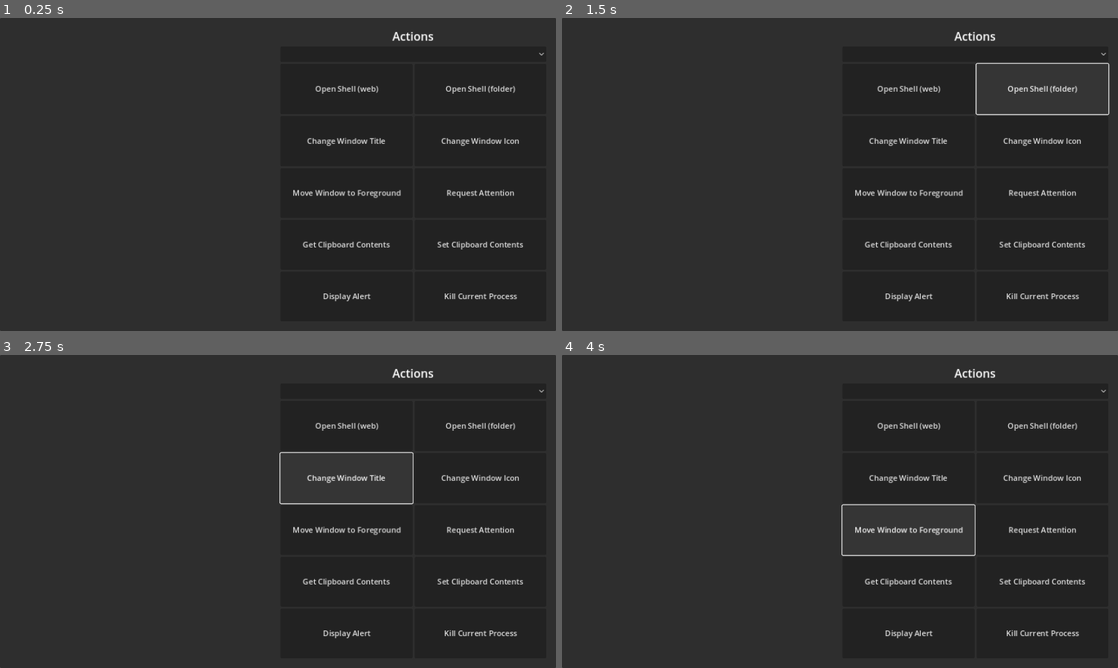
Above: before the commit, frames 1-4 (two rows, left to right).
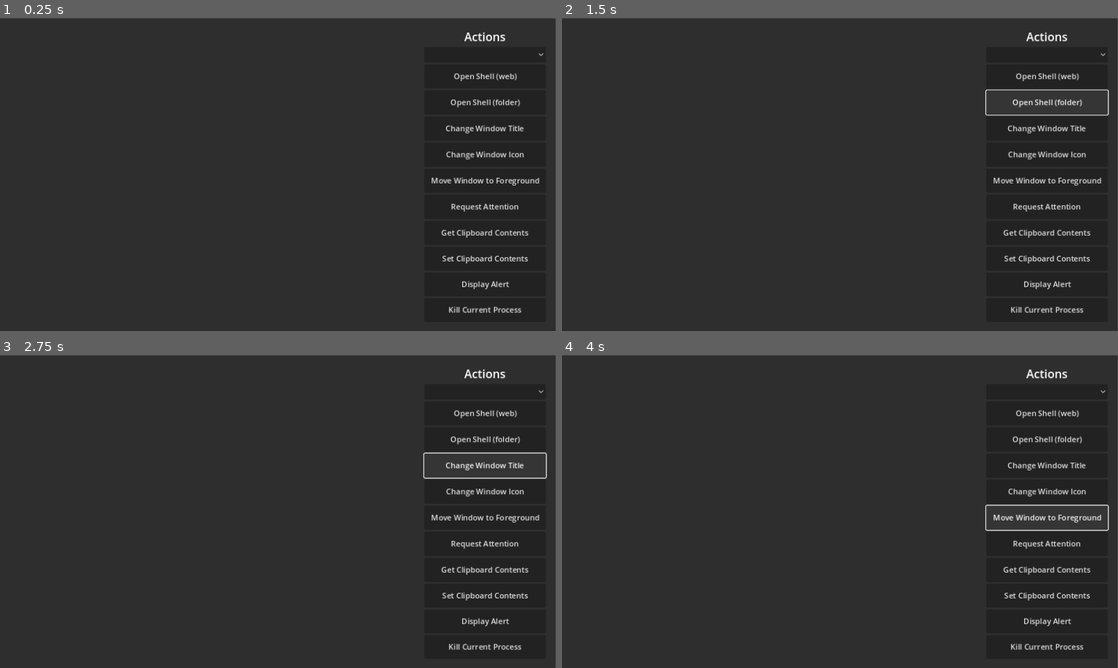
Above: after the commit, the same moments.

Repository: rcanzlovar/reddit-steamdeck
Game: Godot game, scene res://reddit-reader.tscn
The game is run twice, just before and just after one commit, with the same random seed, the same clock (stepped at 60 frames per second) and the same inputs.
Inputs:
- Up to frame 1 (0.25 s): no input
- Up to frame 2 (1.5 s): click "Open Shell (web)" at 0.5 s; click "Open Shell (folder)" at 1.25 s
- Up to frame 3 (2.75 s): click "Change Window Title" at 2 s
- Up to frame 4 (4 s): click "Change Window Icon" at 2.75 s; click "Move Window to Foreground" at 3.5 s

The runs differ from the first frame. In frame 1, 3.3% of the frame differs, in the area x 52-100%, y 0-95%; in frame 2, 3.7%; in frame 3, 3.9%; in frame 4, 3.9%, in the area x 50-100%, y 0-95%.

Commit message:
untested save functionlity included

Diff:
--- a/actions.gd
+++ b/actions.gd
@@ -53,55 +53,6 @@
 	DisplayServer.window_set_title(ProjectSettings.get_setting("application/config/name"))
 
 
-func _on_vibrate_device_short_pressed() -> void:
-	Input.vibrate_handheld(200)
-
-
-func _on_vibrate_device_long_pressed() -> void:
-	Input.vibrate_handheld(1000)
-
-
-func _on_add_global_menu_items_pressed() -> void:
-	if not DisplayServer.has_feature(DisplayServer.FEATURE_GLOBAL_MENU):
-		OS.alert("Global menus are not supported by the current display server (%s)." % DisplayServer.get_name())
-		return
-
-	# Add a menu to the main menu bar.
-	DisplayServer.global_menu_add_submenu_item("_main", "Hello", "_main/Hello")
-	DisplayServer.global_menu_add_item(
-			"_main/Hello",
-			"World",
-			func(tag: String) -> void: print("Clicked main 1 " + str(tag)),
-			func(tag: String) -> void: print("Key main 1 " + str(tag)),
-			null,
-			(KEY_MASK_META | KEY_1) as Key
-	)
-	DisplayServer.global_menu_add_separator("_main/Hello")
-	DisplayServer.global_menu_add_item("_main/Hello", "World2", func(tag: String) -> void: print("Clicked main 2 " + str(tag)))
-
-	# Add a menu to the Dock context menu.
-	DisplayServer.global_menu_add_submenu_item("_dock", "Hello", "_dock/Hello")
-	DisplayServer.global_menu_add_item("_dock/Hello", "World", func(tag: String) -> void: print("Clicked dock 1 " + str(tag)))
-	DisplayServer.global_menu_add_separator("_dock/Hello")
-	DisplayServer.global_menu_add_item("_dock/Hello", "World2", func(tag: String) -> void: print("Clicked dock 2 " + str(tag)))
-
-
-func _on_remove_global_menu_item_pressed() -> void:
-	if not DisplayServer.has_feature(DisplayServer.FEATURE_GLOBAL_MENU):
-		OS.alert("Global menus are not supported by the current display server (%s)." % DisplayServer.get_name())
-		return
-
-	DisplayServer.global_menu_remove_item("_main/Hello", 2)
-	DisplayServer.global_menu_remove_item("_main/Hello", 1)
-	DisplayServer.global_menu_remove_item("_main/Hello", 0)
-	DisplayServer.global_menu_remove_item("_main", 0)
-
-	DisplayServer.global_menu_remove_item("_dock/Hello", 2)
-	DisplayServer.global_menu_remove_item("_dock/Hello", 1)
-	DisplayServer.global_menu_remove_item("_dock/Hello", 0)
-	DisplayServer.global_menu_remove_item("_dock", 0)
-
-
 func _on_get_clipboard_pressed() -> void:
 	if not DisplayServer.has_feature(DisplayServer.FEATURE_CLIPBOARD):
 		OS.alert("Clipboard I/O is not supported by the current display server (%s)." % DisplayServer.get_name())
--- a/project.godot
+++ b/project.godot
@@ -81,6 +81,12 @@
 , null, Object(InputEventKey,"resource_local_to_scene":false,"resource_name":"","device":-1,"window_id":0,"alt_pressed" …(189 unchanged characters)…
 ]
 }
+sysstat={
+"deadzone": 0.5,
+"events": [Object(InputEventJoypadButton,"resource_local_to_scene":false,"resource_name":"","device":-1,"button_index":10,"pressure":0.0,"pressed":false,"script":null)
+, Object(InputEventKey,"resource_local_to_scene":false,"resource_name":"","device":-1,"window_id":0,"alt_pressed":false,"shift_pressed":false,"ctrl_pressed":false,"meta_pressed":false,"pressed":false,"keycode":0,"physical_keycode":88,"key_label":0,"unicode":120,"location":0,"echo":false,"script":null)
+]
+}
 
 [rendering]
 
--- a/reddit-reader.gd
+++ b/reddit-reader.gd
@@ -2,12 +2,15 @@
 
 @onready var rtl: RichTextLabel = $HBoxContainer/Features
 @onready var csharp_test: Node = $CSharpTest
+
 @onready var url : String = "https://www.reddit.com/r/gamedev.json"
 
 @onready var i : int = 0
 # track what paragraph we are in the scrollable window
+
 @onready var j : int = 0
 # track what line we are in the scrollable window
+
 @onready var k : int = 0
 # track which subreddit index we are using
 
@@ -26,6 +29,13 @@
 	"https://www.reddit.com/r/outoftheloop.json",
 	"https://www.reddit.com/r/longmont.json"
 ]
+
+#This is for caching subreddit content so i don't have
+# to call the server just to move from one sub to
+# another. Also will allow for caching stuff to read
+# offline eventually.
+@onready var subreddit_cache = {}
+
 
 
 
@@ -63,26 +73,32 @@
 			second = str(date.second).pad_zeros(2),
 		})
 
-
-func scan_midi_devices() -> String:
-	OS.open_midi_inputs()
-	var devices := ", ".join(OS.get_connected_midi_inputs())
-	OS.close_midi_inputs()
-	return devices
-
+# RTL Related routines
+# clear the rtl RichTextLabel
 func clear_display() -> void:
 	rtl.clear()
 
 
 func add_title(header: String) -> void:
-	rtl.append_text("\n[font_size=24][color=#6df]{header}[/color][/font_size]\n\n".format({
+	rtl.append_text("\n[font_size=24][color=#6df]{header}[/color][/font_size]\n".format({
 		header = header,
 	}))
-func add_header(header: String) -> void:
-	rtl.append_text("\n[font_size=24][color=#FF4500]r/{header}[/color][/font_size]\n\n".format({
+
+func add_date(header: Variant) -> void:
+	rtl.append_text("[font_size=16][color=#2df]{header}[/color][/font_size]\n".format({
 		header = header,
 	}))
 
+func add_body(header: String) -> void:
+	rtl.append_text("\n[font_size=16][color=#eee
+	]{header}[/color][/font_size]\n\n".format({
+		header = header,
+	}))
+
+func add_header(header: String) -> void:
+	rtl.append_text("\n[font_size=32][color=#FF4500]r/{header}[/color][/font_size]\n\n".format({
+		header = header,
+	}))
 
 func add_line(key: String, value: Variant) -> void:
 	if typeof(value) == TYPE_BOOL:
@@ -95,9 +111,10 @@
 	}))
 
 
-func _notready() -> void:
+func sysstat() -> void:
 	# Grab focus so that the list can be scrolled (for keyboard/controller-friendly navigation).
 	rtl.grab_focus()
+	rtl.clear()
 
 	add_title("Audio")
 	add_line("Mix rate", "%d Hz" % AudioServer.get_mix_rate())
@@ -315,6 +332,8 @@
 		prev_subreddit()
 	elif event.is_action_pressed("toggle_controls"):
 		toggle_action()
+	elif event.is_action_pressed("sysstat"):
+		sysstat()
 
 func toggle_action():
 	print ("toggle action", j)
@@ -323,7 +342,13 @@
 
 func get_reddit(url : String):
 	$HBoxContainer/HTTPRequest.connect("request_completed", Callable(self, "_on_request_completed"))
-	$HBoxContainer/HTTPRequest.request(url)
+	var error = $HBoxContainer/HTTPRequest.request(url)
+	if error != OK:
+		OS.alert("Error connecting to internet ")
+		var data = subreddit_cache["saved"][url]
+		process_reddit_data(data)
+
+
 
 func _on_request_completed(result: int, response_code: int, headers: PackedStringArray, body: PackedByteArray):
 	if response_code == 200:
@@ -332,6 +357,12 @@
 
 		if parse_result == OK:
 			var data = json.get_data()  # Use get_data() to retrieve the parsed JSON object
+			if not subreddit_cache.has("saved"):
+				subreddit_cache["saved"] = {}  # Initialize it as an empty dictionary
+
+			# save it to
+			subreddit_cache["saved"][url] = {}
+			subreddit_cache["saved"][url]["data"] = data
 			process_reddit_data(data)
 		else:
 			print("Failed to parse JSON")
@@ -340,6 +371,8 @@
 
 func process_reddit_data(data):
 	var flag = 0
+	i = 0
+	j = 0
 	# Show the name of the subreddit we're looking at
 	var subreddit : String = url.get_file().get_basename()
 	DisplayServer.window_set_title(subreddit)
@@ -352,6 +385,8 @@
 			flag= 1
 		var post_title = post["data"]["title"]
 		var post_body = post["data"]["selftext"]
+		var post_created = post["data"]["created"]
+		var post_media = post["data"]["media"]
 #		var post_date = post["data"]["date"]
 
 		if rtl is RichTextLabel:
@@ -368,8 +403,7 @@
 		else:
 			print("RTL is not a RichTextLabel")
 
-		#var scrollbar = rtl.get_v_scrollbar()
-		#add_title(post_date)
 		add_title(post_title)
-		#print(post_title)
-		add_line(":", post_body)
+		#add_date(post_created)
+		add_body(post_body)
+	subreddit_cache["saved"][url]["paragraphs"] = paragraphs
--- a/reddit-reader.tscn
+++ b/reddit-reader.tscn
@@ -5,10 +5,14 @@
 
 [sub_resource type="StyleBoxEmpty" id="StyleBoxEmpty_dl4cr"]
 
-[node name="OSTest" type="Panel"]
+[node name="Reddit-reader" type="Panel"]
 anchors_preset = 15
 anchor_right = 1.0
 anchor_bottom = 1.0
+offset_left = -1.0
+offset_top = 1.0
+offset_right = -1.0
+offset_bottom = 1.0
 grow_horizontal = 2
 grow_vertical = 2
 script = ExtResource("1")
@@ -27,6 +31,7 @@
 theme_override_constants/separation = 10
 
 [node name="Features" type="RichTextLabel" parent="HBoxContainer"]
+custom_minimum_size = Vector2(850, 0)
 layout_mode = 2
 size_flags_horizontal = 3
 size_flags_vertical = 3
@@ -35,6 +40,7 @@
 bbcode_enabled = true
 
 [node name="Actions" type="VBoxContainer" parent="HBoxContainer"]
+custom_minimum_size = Vector2(100, 0)
 layout_mode = 2
 size_flags_horizontal = 3
 size_flags_vertical = 3
@@ -57,7 +63,6 @@
 layout_mode = 2
 size_flags_horizontal = 3
 size_flags_vertical = 3
-columns = 2
 
 [node name="OpenShellWeb" type="Button" parent="HBoxContainer/Actions/GridContainer"]
 layout_mode = 2
Not shown, changed: .gitignore
